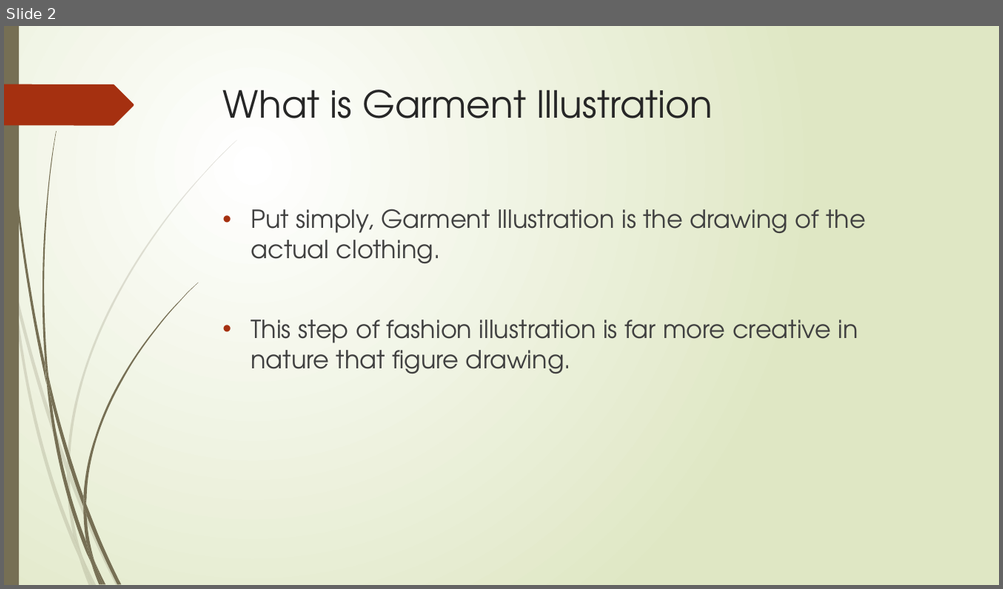
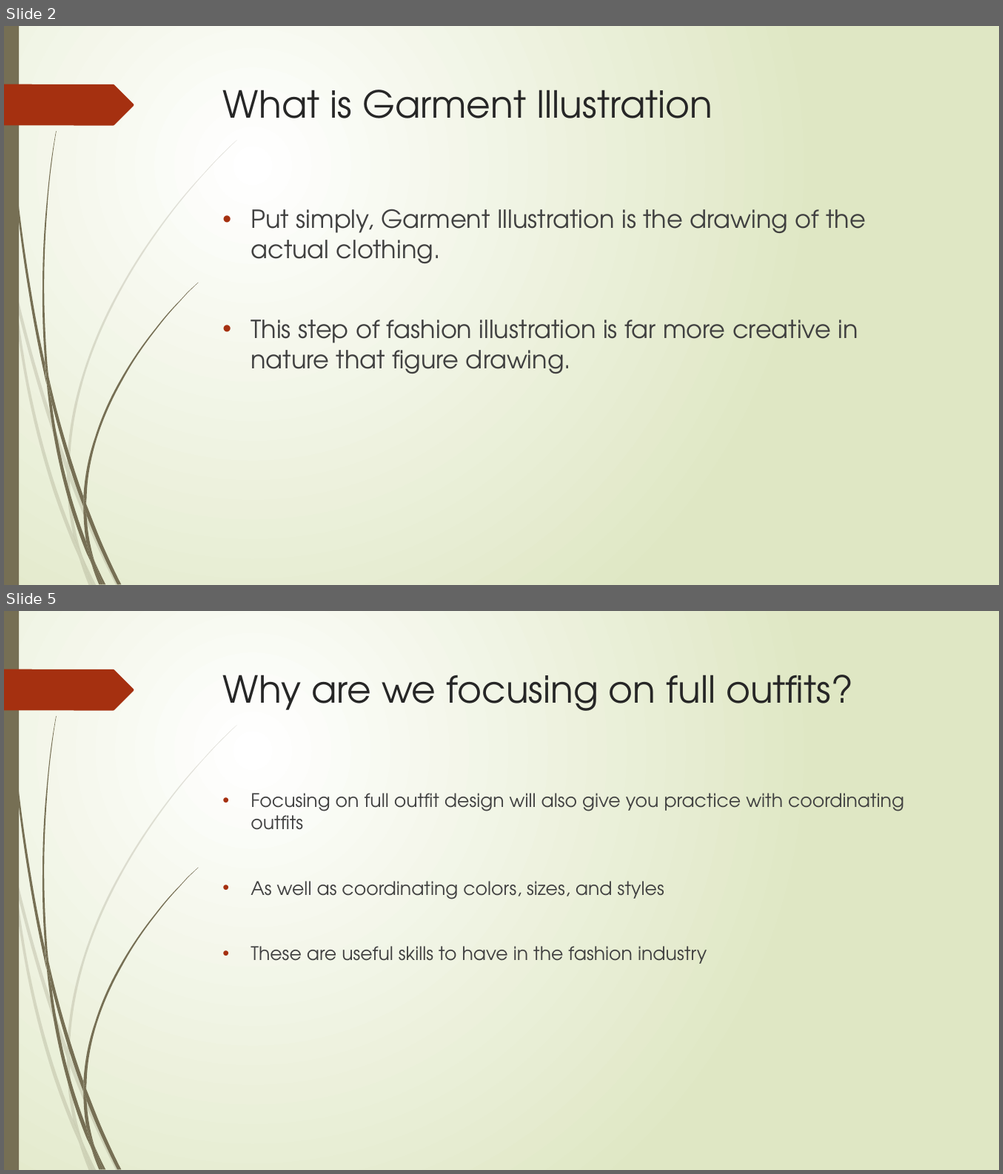
Before and after one commit to SammyKipp/FashionDesignCurriculum, a slide deck: Unit 1 - Figure Drawing and Illustration/Lesson 1.2.pptx. Shown one above the other, each under a label of ours: slide 2 before the commit, slides 2 and 5 after it; the slides between them are not shown. The pictures are 1003x589 and 1003x1174 pixels, drawn with LibreOffice and Linux fonts; fonts in the diff are those of the drawing. Boxes give left, top, right and bottom in pixels: in the first picture for what was removed or moved away, otherwise in the second. Text is boxed around its words. In the diff, an @@ line names an element or a change of style, - is before the commit and + after.

```diff
--- a/Unit 1 - Figure Drawing and Illustration/Lesson 1.2.pptx
+++ b/Unit 1 - Figure Drawing and Illustration/Lesson 1.2.pptx
@@ slide 5 added at (x1=4, y1=611, x2=999, y2=1170), background gradient #FFFFFF to #DFE8C4; not listed: 24 template elements that a slide beside it also shows @@
@@ title added at (x1=223, y1=675, x2=853, y2=711), 36 pt, text #262626 @@
+Why are we focusing on full outfits?
@@ text added at (x1=250, y1=793, x2=904, y2=964), 18 pt, text #404040 @@
+• Focusing on full outfit design will also give you practice with coordinating outfits
+• As well as coordinating colors, sizes, and styles
+• These are useful skills to have in the fashion industry
```
Also in this commit, not shown: 1 slide changed, 4 other slides added, 7 slides removed, 1 other file.
